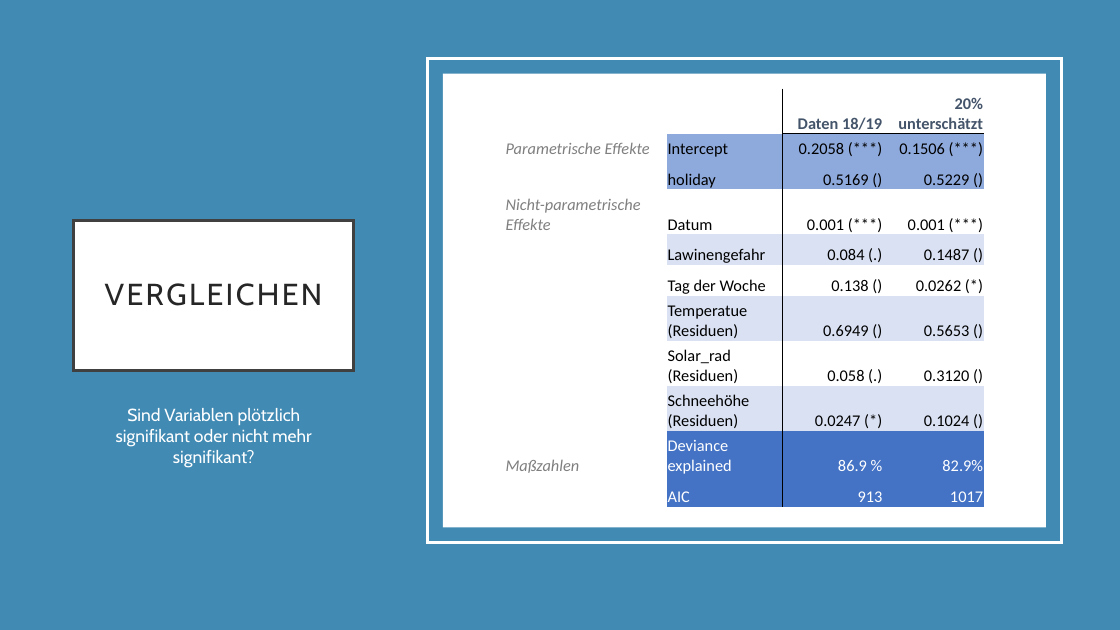
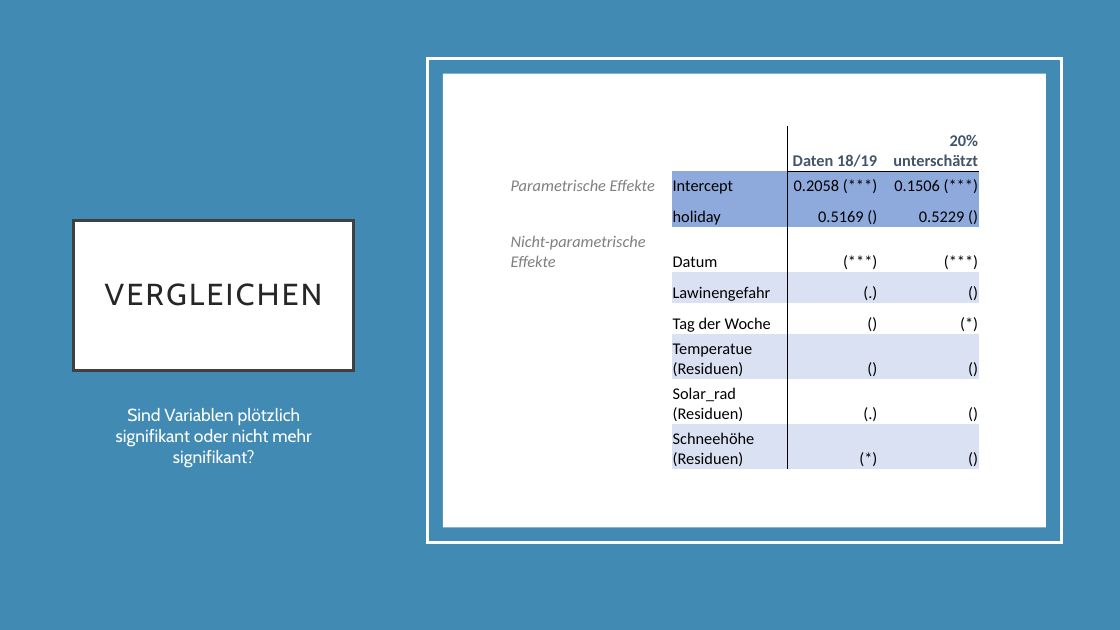
Before and after one commit to leavanh/LVS, a slide deck: slide 11 of Organisatorisches/LVS-IR-Taubenstein.pptx. Drawn at 1120x630 pixels with LibreOffice and Linux fonts; fonts in the diff are those of the drawing. Boxes give left, top, right and bottom in pixels: in the first picture for what was removed or moved away, otherwise in the second. Text is boxed around its words. In the diff, an @@ line names an element or a change of style, - is before the commit and + after.

```diff
--- a/Organisatorisches/LVS-IR-Taubenstein.pptx
+++ b/Organisatorisches/LVS-IR-Taubenstein.pptx
@@ table at [510,126,980,475] @@
-row 4: Nicht-parametrische Effekte | Datum | 0.001 (***) | 0.001 (***)
-row 5:  | Lawinengefahr | 0.084 (.) | 0.1487 ()
-row 6:  | Tag der Woche | 0.138 () | 0.0262 (*)
-row 7:  | Temperatue (Residuen) | 0.6949 () | 0.5653 ()
-row 8:  | Solar_rad (Residuen) | 0.058 (.) | 0.3120 ()
-row 9:  | Schneehöhe (Residuen) | 0.0247 (*) | 0.1024 ()
-row 10: Maßzahlen | Deviance explained | 86.9 % | 82.9%
-row 11:  | AIC | 913 | 1017
+row 4: Nicht-parametrische Effekte | Datum | (***) | (***)
+row 5:  | Lawinengefahr | (.) | ()
+row 6:  | Tag der Woche | () | (*)
+row 7:  | Temperatue (Residuen) | () | ()
+row 8:  | Solar_rad (Residuen) | (.) | ()
+row 9:  | Schneehöhe (Residuen) | (*) | ()
@@ table: place and size @@
-table at [505,89,985,516]
+table at [510,126,980,475]
```
Also in this commit, not shown: 2 other slides changed, 4 other files.
